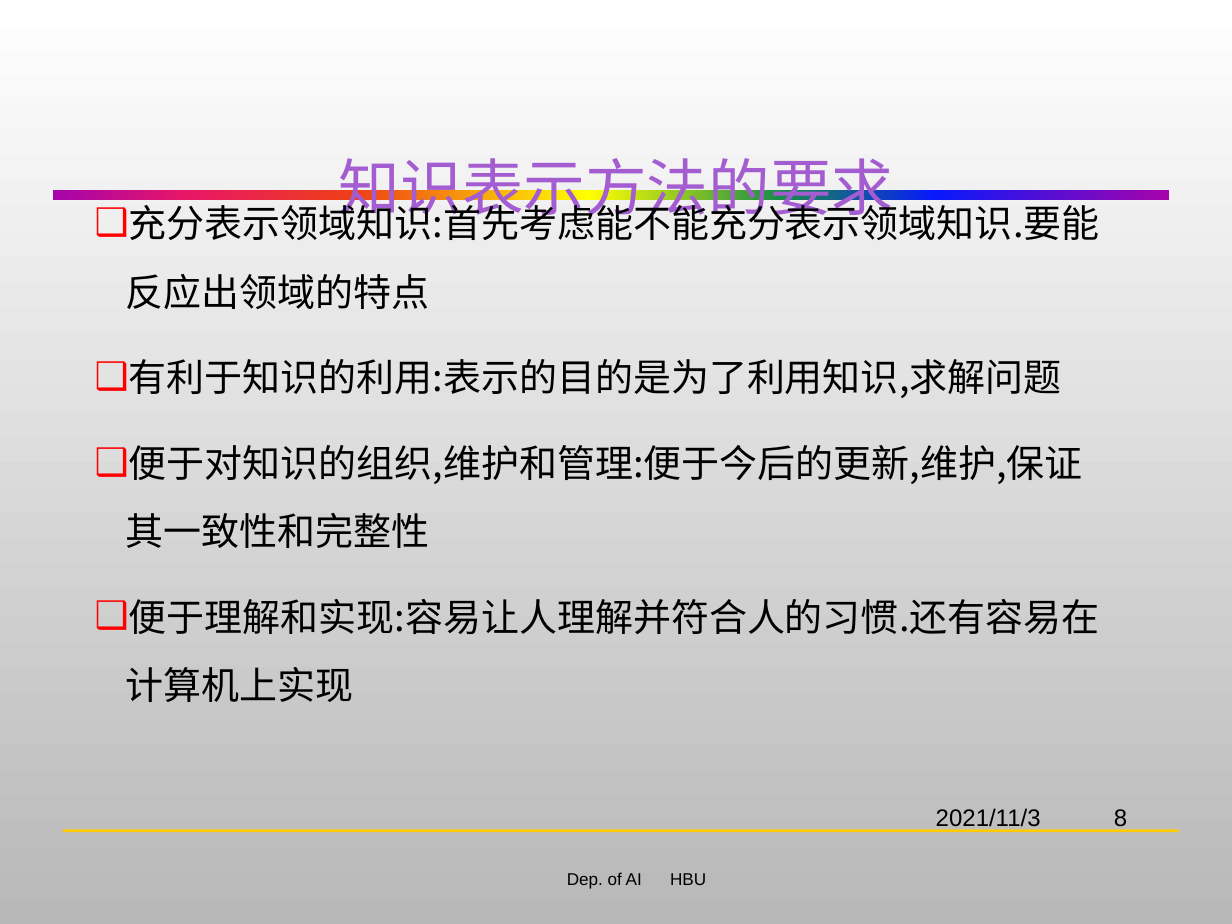
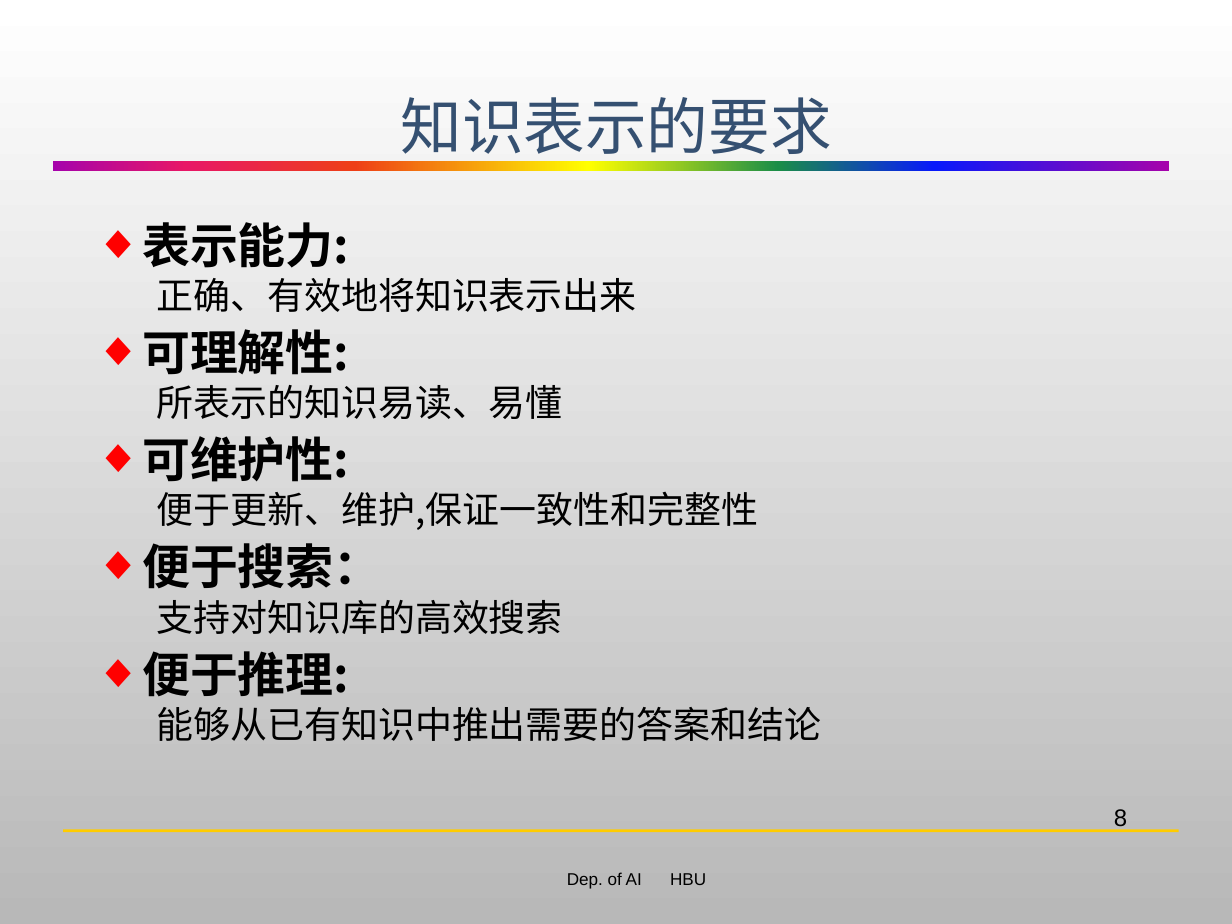
Before and after one commit to HBU/Artificial_Intelligence, a slide deck: slide 8 of AI-PPT-史忠植/AI02知识表示.pptx. Drawn at 1232x924 pixels with LibreOffice and Linux fonts; fonts in the diff are those of the drawing; background and template pictures are left out. Boxes give left, top, right and bottom in pixels: in the first picture for what was removed or moved away, otherwise in the second. Text is boxed around its words. In the diff, an @@ line names an element or a change of style, - is before the commit and + after.

```diff
--- a/AI-PPT-史忠植/AI02知识表示.pptx
+++ b/AI-PPT-史忠植/AI02知识表示.pptx
@@ title at (400,97,831,165): text changed; text colour #A35DD1 to #355071 @@
-知识表示方法的要求
+知识表示的要求
@@ rectangle: place and size @@
-rectangle at (53,191,1169,201)
+rectangle at (53,161,1169,171)
@@ text at (142,222,821,741): text changed; size 22.2 to 21.6 pt @@
-❑ 充分表示领域知识:首先考虑能不能充分表示领域知识.要能反应出领域的特点
-❑ 有利于知识的利用:表示的目的是为了利用知识,求解问题
-❑ 便于对知识的组织,维护和管理:便于今后的更新,维护,保证其一致性和完整性
-❑ 便于理解和实现:容易让人理解并符合人的习惯.还有容易在计算机上实现
+◆ 表示能力:
+  正确、有效地将知识表示出来
+◆ 可理解性:
+  所表示的知识易读、易懂
+◆ 可维护性:
+  便于更新、维护,保证一致性和完整性
+◆ 便于搜索：
+  支持对知识库的高效搜索
+◆ 便于推理:
+  能够从已有知识中推出需要的答案和结论
@@ text removed at (936,808,1041,832) @@
-2021/11/3
```
Also in this commit, not shown: 73 other slides changed, 1 slide added.
